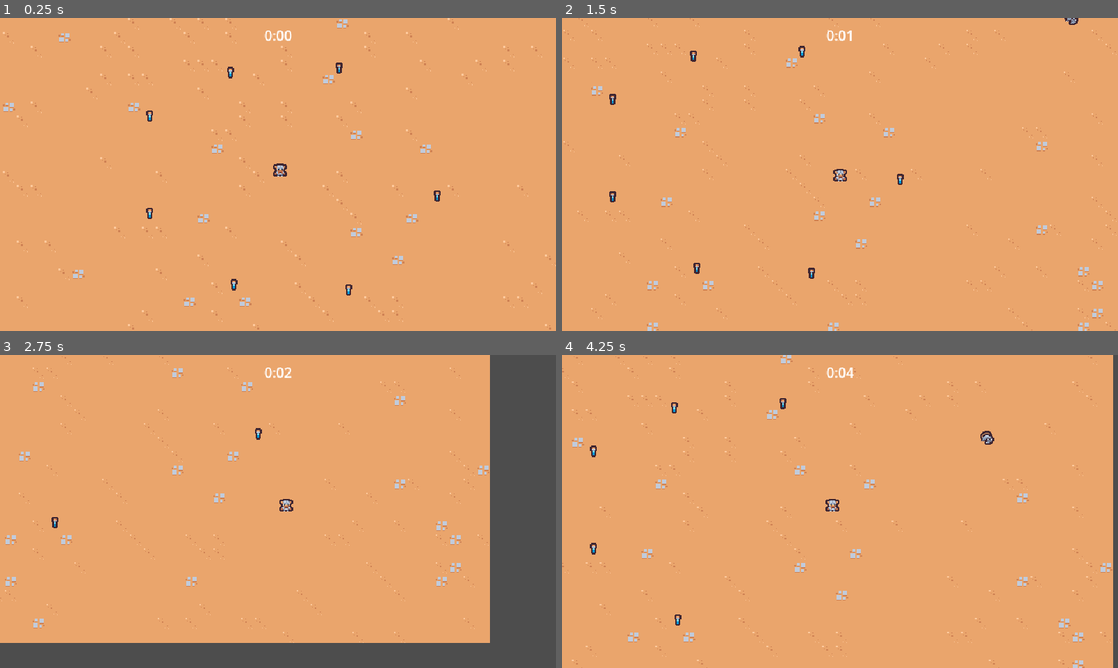
Above: before the commit, frames 1-4 (two rows, left to right).
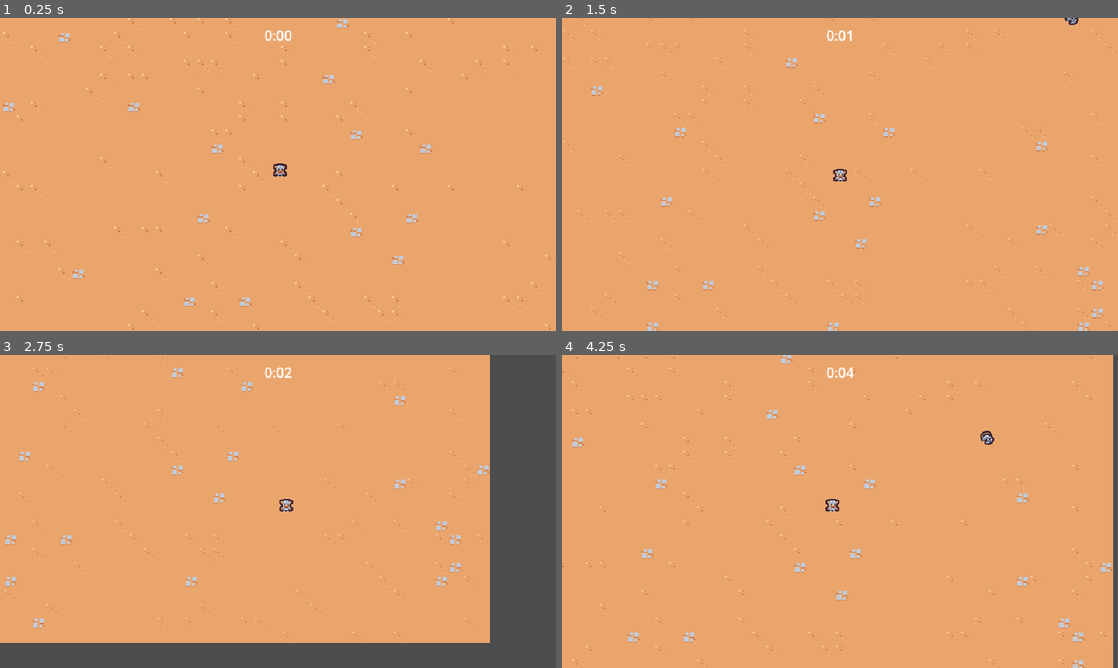
Above: after the commit, the same moments.

Repository: oronbz/2d-survivors
Game: Godot game, scene res://scenes/main/main.tscn
The game is run twice, just before and just after one commit, with the same random seed, the same clock (stepped at 60 frames per second) and the same inputs.
Inputs:
- Up to frame 1 (0.25 s): no input
- Up to frame 2 (1.5 s): hold D (move_right) 0.53-1.28 s; hold S (move_down) from 1.28 s (still down)
- Up to frame 3 (2.75 s): release S (move_down) at 2.03 s; hold D (move_right) from 2.03 s (still down)
- Up to frame 4 (4.25 s): release D (move_right) at 2.78 s; hold W (move_up) 2.78-3.53 s; hold A (move_left) from 3.53 s (still down)

The runs differ from the first frame. In frame 1, 0.2% of the frame differs, in the area x 26-80%, y 14-89%; in frame 2, 0.3%, in the area x 8-62%, y 8-84%; in frame 3, less than 0.1%; in frame 4, 0.2%.

Commit message:
Health component and vial drop

Diff:
--- a/scenes/ability/sword_ability_controller/sword_ability_controller.gd
+++ b/scenes/ability/sword_ability_controller/sword_ability_controller.gd
@@ -2,7 +2,7 @@
 
 const MAX_RANGE = 150
 
-@export var sword_ability: PackedScene
+@export var sword_ability_scene: PackedScene
 
 
 # Called when the node enters the scene tree for the first time.
@@ -28,10 +28,10 @@
 	)
 
 	var enemy = enemies[0] as Node2D
-	var sword_instance = sword_ability.instantiate() as Node2D
-	player.get_parent().add_child(sword_instance)
-	sword_instance.global_position = enemy.global_position
-	sword_instance.global_position += Vector2.RIGHT.rotated(randf_range(0, TAU)) * 4
+	var sword = sword_ability_scene.instantiate() as Node2D
+	player.get_parent().add_child(sword)
+	sword.global_position = enemy.global_position
+	sword.global_position += Vector2.RIGHT.rotated(randf_range(0, TAU)) * 4
 
-	var enemy_direction = enemy.global_position - sword_instance.global_position
-	sword_instance.rotation = enemy_direction.angle()
+	var enemy_direction = enemy.global_position - sword.global_position
+	sword.rotation = enemy_direction.angle()
--- a/scenes/ability/sword_ability_controller/sword_ability_controller.tscn
+++ b/scenes/ability/sword_ability_controller/sword_ability_controller.tscn
@@ -5,7 +5,7 @@
 
 [node name="SwordAbilityController" type="Node"]
 script = ExtResource("1_c14nu")
-sword_ability = ExtResource("2_7swrg")
+sword_ability_scene = ExtResource("2_7swrg")
 
 [node name="Timer" type="Timer" parent="."]
 wait_time = 1.5
--- /dev/null
+++ b/scenes/component/health_component.gd
@@ -0,0 +1,22 @@
+extends Node
+class_name HealthComponent
+
+signal died
+
+@export var max_health: float = 10
+var current_health
+
+
+func _ready():
+	current_health = max_health
+
+
+func damage(amount: float):
+	current_health = max(current_health - amount, 0)
+	call_deferred("check_death")
+
+
+func check_death():
+	if current_health == 0:
+		died.emit()
+		owner.queue_free()
--- /dev/null
+++ b/scenes/component/health_component.tscn
@@ -0,0 +1,6 @@
+[gd_scene load_steps=2 format=3 uid="uid://cihs0miucebdv"]
+
+[ext_resource type="Script" path="res://scenes/component/health_component.gd" id="1_t170o"]
+
+[node name="HealthComponent" type="Node"]
+script = ExtResource("1_t170o")
--- /dev/null
+++ b/scenes/component/vial_drop_component.gd
@@ -0,0 +1,22 @@
+extends Node
+
+@export_range(0, 1) var drop_percent: float = .5
+@export var health_component: HealthComponent
+@export var vial_scene: PackedScene
+
+
+func _ready():
+	health_component.died.connect(on_died)
+
+
+func on_died():
+	if randf() > drop_percent: return
+
+	if vial_scene == null: return
+
+	if not owner is Node2D: return
+
+	var spawn_position = (owner as Node2D).global_position
+	var vial = vial_scene.instantiate() as Node2D
+	owner.get_parent().add_child(vial)
+	vial.global_position = spawn_position
--- /dev/null
+++ b/scenes/component/vial_drop_component.tscn
@@ -0,0 +1,8 @@
+[gd_scene load_steps=3 format=3 uid="uid://fg4aucfg3tqu"]
+
+[ext_resource type="Script" path="res://scenes/component/vial_drop_component.gd" id="1_b7jy5"]
+[ext_resource type="PackedScene" uid="uid://bnvhpyvax5vv5" path="res://scenes/game_object/experience_vial/experience_vial.tscn" id="2_0328k"]
+
+[node name="VialDropComponent" type="Node"]
+script = ExtResource("1_b7jy5")
+vial_scene = ExtResource("2_0328k")
--- a/scenes/game_object/basic_enemy/basic_enemy.gd
+++ b/scenes/game_object/basic_enemy/basic_enemy.gd
@@ -1,6 +1,8 @@
 extends CharacterBody2D
 
 const MAX_SPEED = 40
+
+@onready var health_component = $HealthComponent as HealthComponent
 
 
 # Called when the node enters the scene tree for the first time.
@@ -23,4 +25,4 @@
 
 
 func on_area_entered(other_area: Area2D):
-	queue_free()
+	health_component.damage(100)
--- a/scenes/game_object/basic_enemy/basic_enemy.tscn
+++ b/scenes/game_object/basic_enemy/basic_enemy.tscn
@@ -1,7 +1,9 @@
-[gd_scene load_steps=5 format=3]
+[gd_scene load_steps=7 format=3 uid="uid://cdokyfvci3tki"]
 
 [ext_resource type="Script" path="res://scenes/game_object/basic_enemy/basic_enemy.gd" id="1_iarqy"]
 [ext_resource type="Texture2D" uid="uid://dl7r2as14u8m6" path="res://scenes/game_object/basic_enemy/basic_enemy.png" id="2_2lek8"]
+[ext_resource type="PackedScene" uid="uid://cihs0miucebdv" path="res://scenes/component/health_component.tscn" id="2_5uka4"]
+[ext_resource type="PackedScene" uid="uid://fg4aucfg3tqu" path="res://scenes/component/vial_drop_component.tscn" id="3_akgnj"]
 
 [sub_resource type="CircleShape2D" id="CircleShape2D_6ru2m"]
 radius = 12.0
@@ -14,6 +16,11 @@
 collision_mask = 9
 motion_mode = 1
 script = ExtResource("1_iarqy")
+
+[node name="HealthComponent" parent="." instance=ExtResource("2_5uka4")]
+
+[node name="VialDropComponent" parent="." node_paths=PackedStringArray("health_component") instance=ExtResource("3_akgnj")]
+health_component = NodePath("../HealthComponent")
 
 [node name="Area2D" type="Area2D" parent="."]
 collision_layer = 0
--- a/scenes/main/main.tscn
+++ b/scenes/main/main.tscn
@@ -7,7 +7,6 @@
 [ext_resource type="PackedScene" uid="uid://t3dk365t7ko1" path="res://scenes/manager/arena_time_manager.tscn" id="2_uv8bk"]
 [ext_resource type="PackedScene" path="res://scenes/game_object/game_camera/game_camera.tscn" id="3_e4lgm"]
 [ext_resource type="PackedScene" uid="uid://ddr2yx3foubfs" path="res://scenes/manager/experience_manager.tscn" id="4_f2bsj"]
-[ext_resource type="PackedScene" uid="uid://bnvhpyvax5vv5" path="res://scenes/game_object/experience_vial/experience_vial.tscn" id="7_h7mav"]
 
 [node name="Main" type="Node"]
 
@@ -30,24 +29,3 @@
 
 [node name="Player" parent="." instance=ExtResource("1_5g7bp")]
 position = Vector2(416, 408)
-
-[node name="ExperienceVial" parent="." instance=ExtResource("7_h7mav")]
-position = Vector2(495, 538)
-
-[node name="ExperienceVial2" parent="." instance=ExtResource("7_h7mav")]
-position = Vector2(597, 430)
-
-[node name="ExperienceVial3" parent="." instance=ExtResource("7_h7mav")]
-position = Vector2(363, 532)
-
-[node name="ExperienceVial4" parent="." instance=ExtResource("7_h7mav")]
-position = Vector2(266, 450)
-
-[node name="ExperienceVial5" parent="." instance=ExtResource("7_h7mav")]
-position = Vector2(266, 338)
-
-[node name="ExperienceVial6" parent="." instance=ExtResource("7_h7mav")]
-position = Vector2(359, 288)
-
-[node name="ExperienceVial7" parent="." instance=ExtResource("7_h7mav")]
-position = Vector2(484, 283)
Not shown: 1 places in scenes/main/main.tscn that only renumber resources
